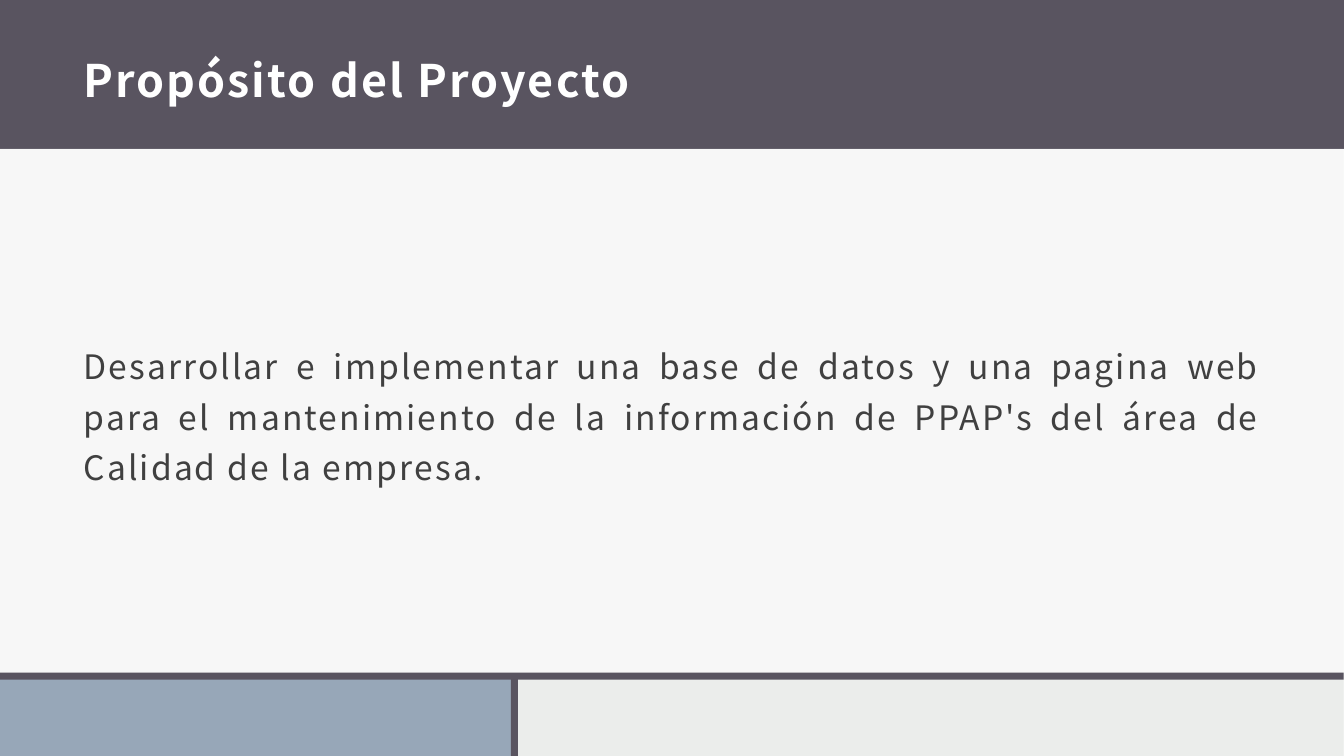
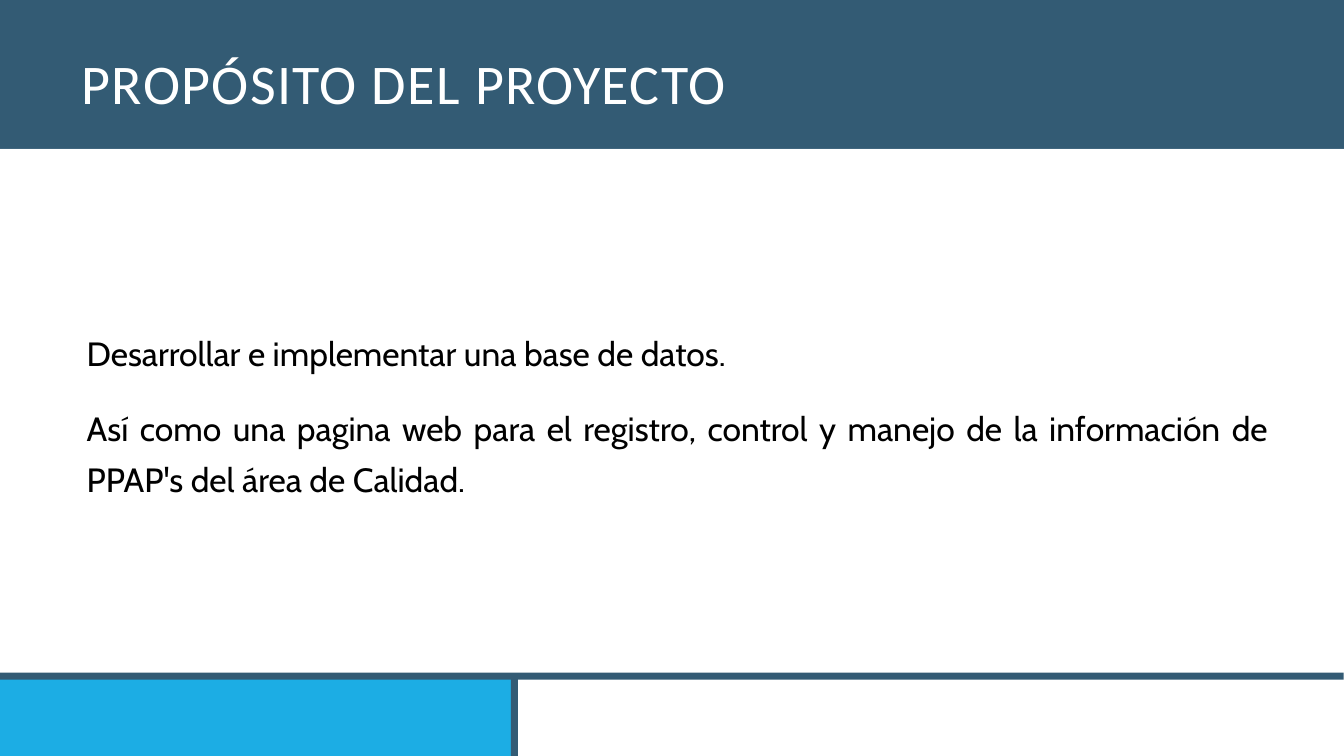
Before and after one commit to Santiago-004/proyecto, a slide deck: slide 2 of Proyecto.pptx (slide 4 before the commit). Drawn at 1344x756 pixels with LibreOffice and Linux fonts; fonts in the diff are those of the drawing. Boxes give left, top, right and bottom in pixels: in the first picture for what was removed or moved away, otherwise in the second. Text is boxed around its words. In the diff, an @@ line names an element or a change of style, - is before the commit and + after.

```diff
--- a/Proyecto.pptx
+++ b/Proyecto.pptx
@@ background #EBEDEB to #FFFFFF @@
@@ rectangle removed at box(0, 0, 1344, 756) @@
@@ rectangle removed at box(513, 1, 520, 756) @@
@@ rectangle removed at box(520, 0, 1344, 756) @@
@@ title at box(82, 57, 725, 105): text changed; size 32 to 40 pt; font Noto Sans CJK JP to Calibri; bold off @@
-Propósito del Proyecto
+PROPÓSITO DEL PROYECTO
@@ text at box(87, 340, 1268, 493): text changed; font Noto Sans CJK JP to Cabin; text colour #404040 to #000000 @@
-Desarrollar e implementar una base de datos y una pagina web para el mantenimiento de la información de PPAP's del área de Calidad de la empresa.
+  Desarrollar e implementar una base de datos.
+  Así como una pagina web para el registro, control y manejo de la información de PPAP's del área de Calidad.
@@ rectangle at box(0, 674, 513, 756): fill #97A7B8 to #1CADE4 @@
@@ fill #595460 to #335B74 in 3 elements at box(0, 0, 1344, 149), box(0, 673, 1344, 680), box(511, 675, 518, 756) @@
```
Also in this commit, not shown: 31 other slides changed, 11 slides added, 2 slides removed, 2 other files.
